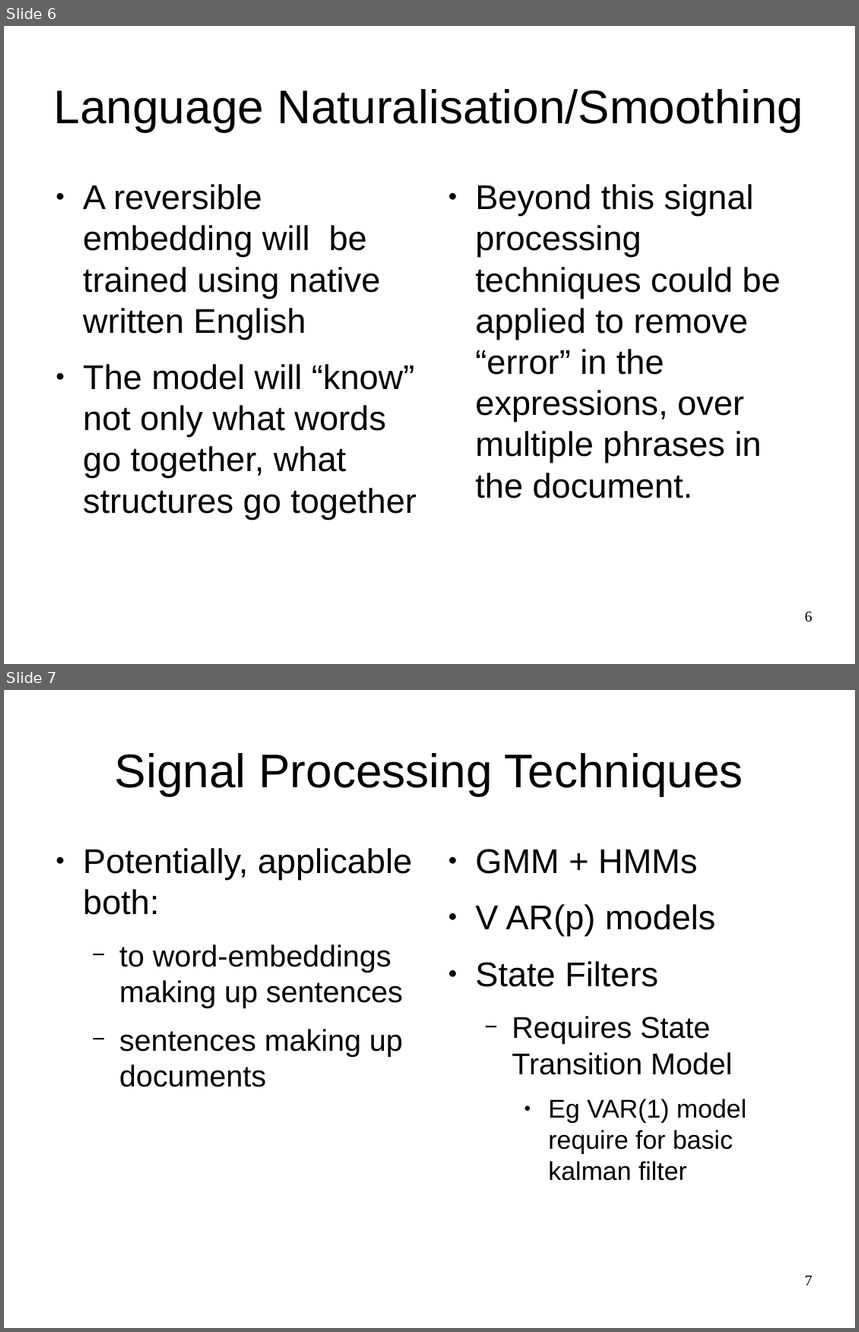
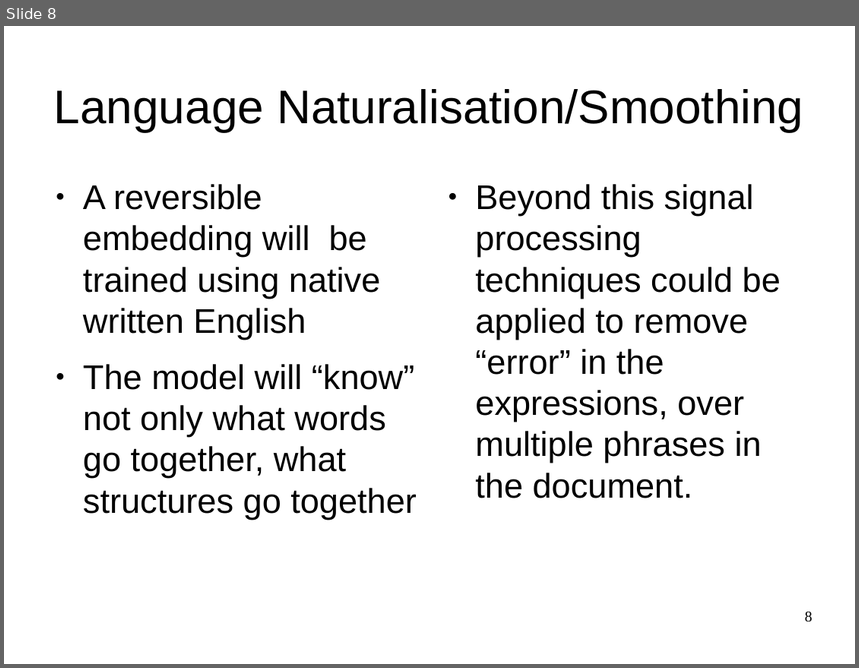
Before and after one commit to oxinabox/phd, a slide deck: documents_prepared/themes/themes.odp. Shown one above the other, each under a label of ours: slides 6 and 7 before the commit, slide 8 after it. The pictures are 859x1332 and 859x668 pixels, drawn with LibreOffice and Linux fonts; fonts in the diff are those of the drawing. Boxes give left, top, right and bottom in pixels: in the first picture for what was removed or moved away, otherwise in the second. Text is boxed around its words. In the diff, an @@ line names an element or a change of style, - is before the commit and + after.

```diff
--- a/documents_prepared/themes/themes.odp
+++ b/documents_prepared/themes/themes.odp
@@ slide 7 removed at (4, 690, 855, 1328), background #FFFFFF @@
@@ title removed at (115, 753, 743, 796) @@
-Signal Processing Techniques
@@ text removed at (83, 848, 412, 1087) @@
-● Potentially, applicable both:
-  − to word-embeddings making up sentences
-  − sentences making up documents
@@ text removed at (475, 849, 747, 1181) @@
-● GMM + HMMs
-● V AR(p) models
-● State Filters
-  − Requires State Transition Model
-    ● Eg VAR(1) model require for basic kalman filter
@@ page number removed at (805, 1276, 813, 1286) @@
-7
@@ what was slide 6 is now slide 8 @@
@@ page number at (805, 612, 813, 623): text changed @@
-6
+8
```
Also in this commit, not shown: 4 slides changed, 4 slides added, 1 other slide removed, 7 other files.
